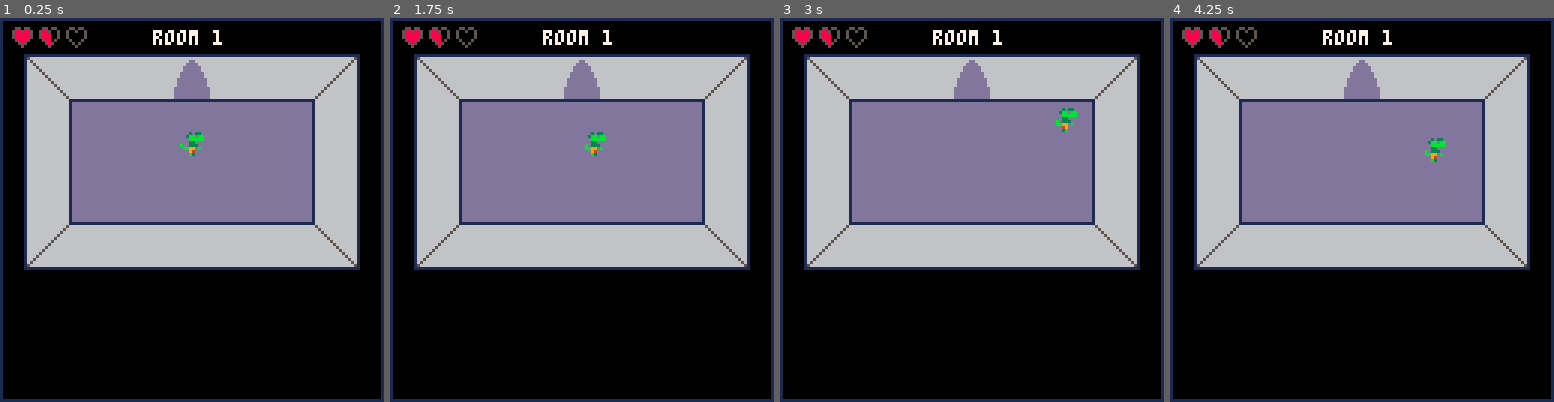
Above: before the commit, frames 1-4 (left to right).
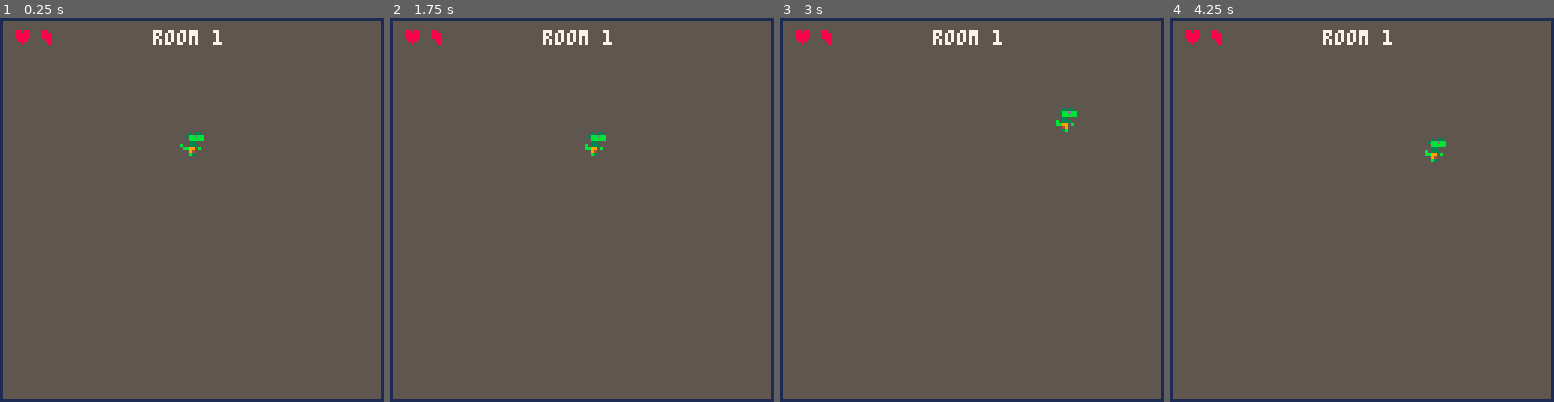
Above: after the commit, the same moments.

Repository: robotspacefish/dungeon_dino
Game: PICO-8 cartridge dungeon_dino.p8
The game is run twice, just before and just after one commit, with the same random seed, the same clock (stepped at 60 frames per second) and the same inputs.
Inputs:
- Up to frame 1 (0.25 s): no input
- Up to frame 2 (1.75 s): hold Right from 1.6 s (still down)
- Up to frame 3 (3 s): release Right at 2.1 s; hold Up 2.15-2.42 s; hold Right from 2.47 s (still down)
- Up to frame 4 (4.25 s): release Right at 3.03 s; hold Left 3.08-3.58 s; hold Down 3.63-3.97 s; hold Right from 4.02 s (still down)

The runs differ from the first frame. In frame 1, 96% of the frame differs, in the area x 0-100%, y 0-100%; in frame 2, 96%; in frame 3, 96%; in frame 4, 96%.

Commit message:
temporarily comment out map

Diff:
--- a/dungeon_dino.p8
+++ b/dungeon_dino.p8
@@ -22,10 +22,9 @@
 end--_update()
 
 function _draw()
-	cls()
-	-- dungeons.draw()
+	cls(5)
 	ui()
-	map(0,0,8,12)
+	-- map(0,0,8,12)
 	player.draw()
 end--_draw()
 
